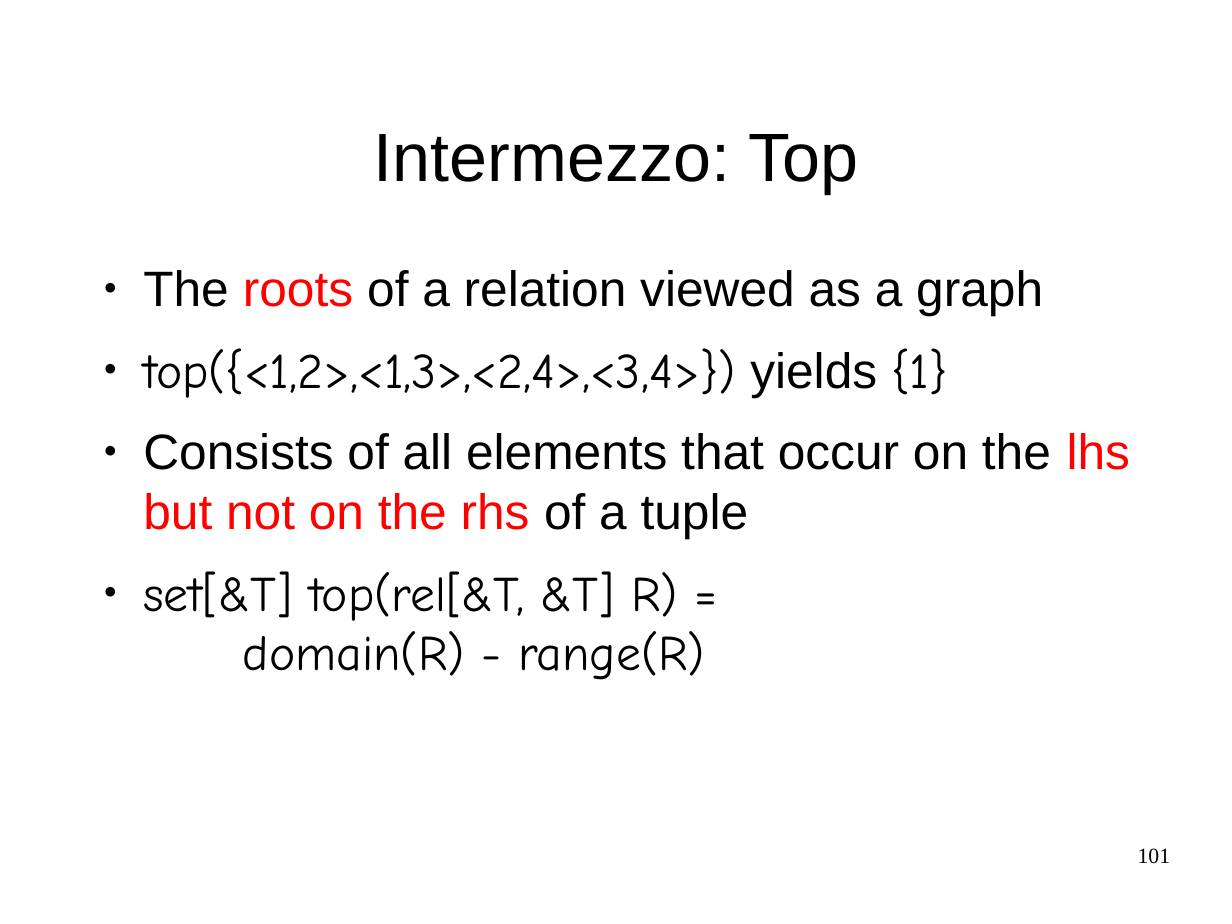
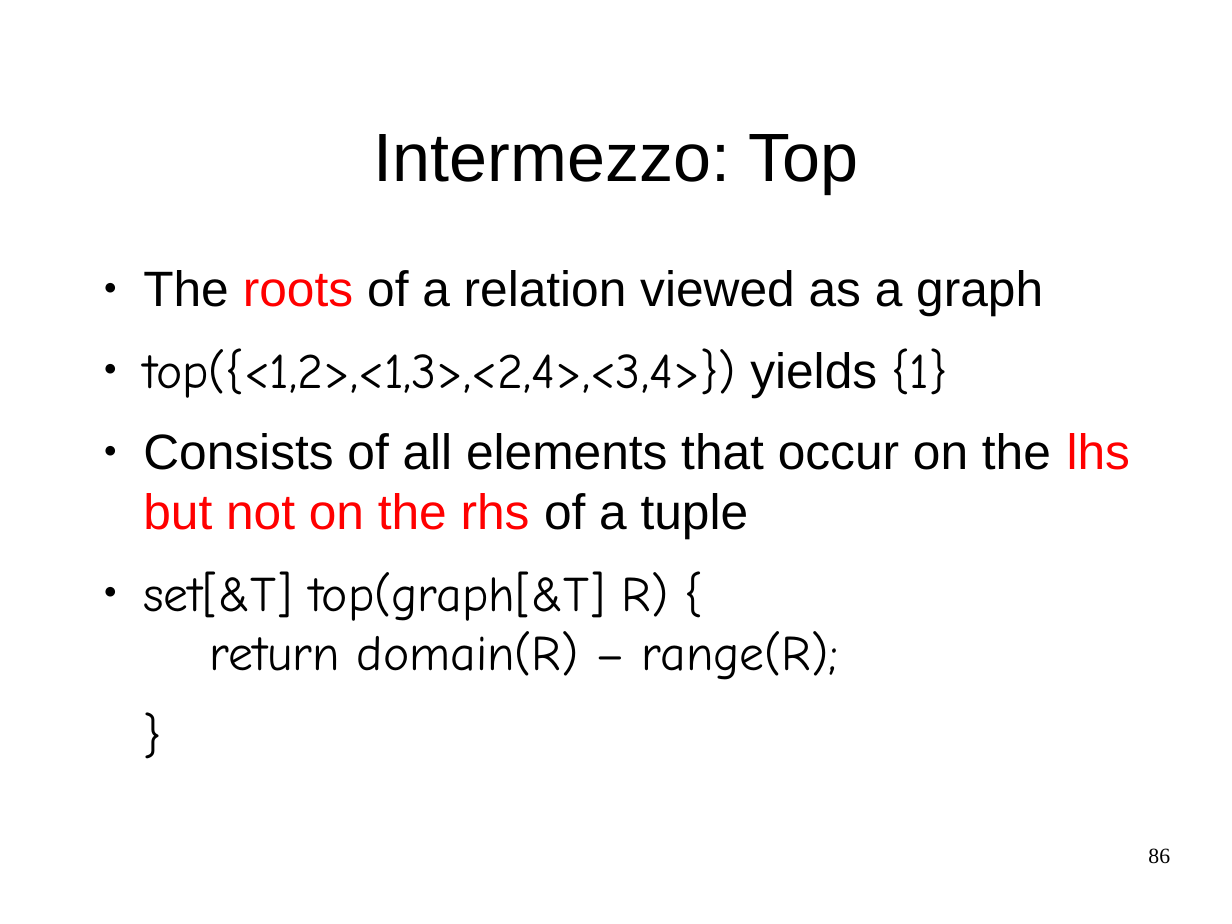
Before and after one commit to cwi-swat/meta-environment, a slide deck: slide 86 of meta-doc/analysis/rascal-slides/rascal-slides.odp (slide 101 before the commit). Drawn at 1232x924 pixels with LibreOffice and Linux fonts; fonts in the diff are those of the drawing; background and template pictures are left out. Boxes give left, top, right and bottom in pixels: in the first picture for what was removed or moved away, otherwise in the second. Text is boxed around its words. In the diff, an @@ line names an element or a change of style, - is before the commit and + after.

```diff
--- a/meta-doc/analysis/rascal-slides/rascal-slides.odp
+++ b/meta-doc/analysis/rascal-slides/rascal-slides.odp
@@ text at (x1=143, y1=571, x2=839, y2=680): text changed @@
-● set[&T] top(rel[&T, &T] R) = domain(R) - range(R)
+● set[&T] top(graph[&T] R) { return domain(R) – range(R);
+}
@@ page number at (x1=1148, y1=848, x2=1170, y2=864): text changed @@
-101
+86
```
Also in this commit, not shown: 20 other slides changed, 2 slides added, 16 slides removed, 1 other file.
